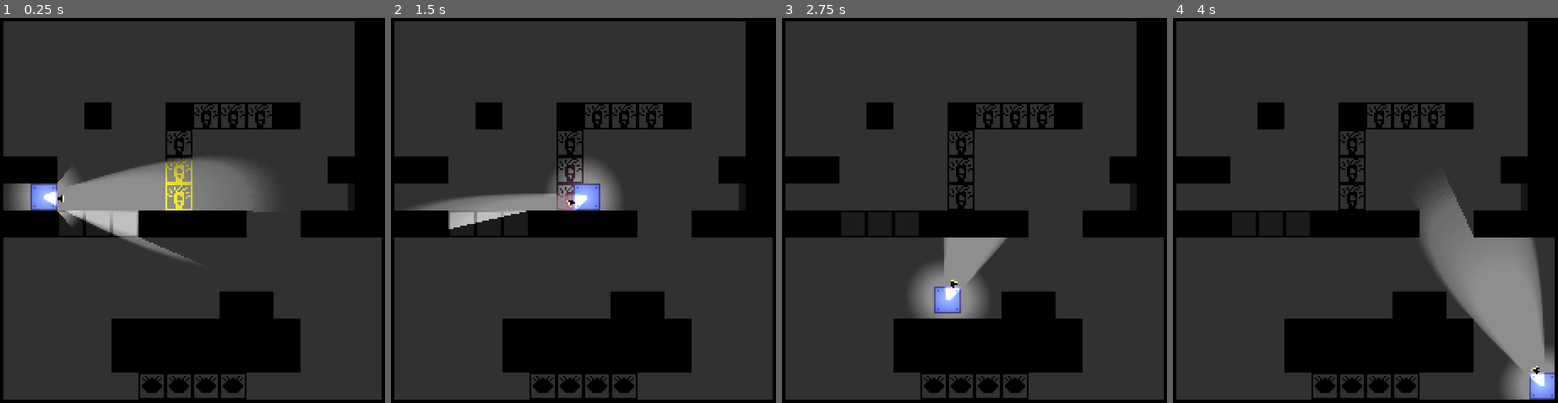
Above: before the commit, frames 1-4 (left to right).
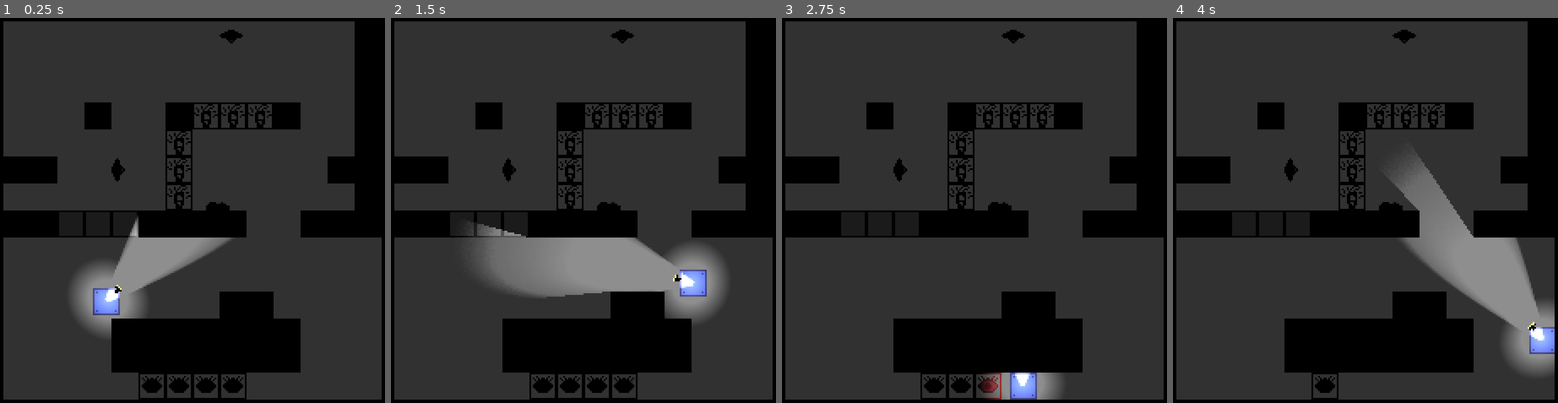
Above: after the commit, the same moments.

Repository: DylanPerry2098/ScreenTear
Game: Godot game, scene res://scenes/levels/test_room.tscn
Two runs of this game, one before a commit and one after it. Both use one fixed random seed, a clock stepped at 60 frames per second and the inputs below.
Inputs (mouse positions are in pixels of both pictures, inside the frame that each line leads up to):
- Up to frame 1 (0.25 s): no input
- Up to frame 2 (1.5 s): move the mouse to (679, 187) at 0.52 s; hold D (move_right) from 0.53 s (still down); tap E (interact) at 0.6, 1.35 s; tap Space (jump) at 0.77 s; move the mouse to (498, 233) at 1.27 s
- Up to frame 3 (2.75 s): tap Space (jump) at 1.52 s; move the mouse to (1016, 114) at 2.02 s; release D (move_right) at 2.03 s; hold A (move_left) from 2.03 s (still down); tap E (interact) at 2.1 s
- Up to frame 4 (4 s): move the mouse to (1342, 295) at 2.77 s; release A (move_left) at 2.78 s; hold D (move_right) from 2.78 s (still down); tap E (interact) at 2.85, 3.6 s; tap Space (jump) at 3.02, 3.77 s; move the mouse to (1496, 275) at 3.52 s

The runs differ from the first frame. In frame 1, 13% of the frame differs, in the area x 3-93%, y 3-83%; in frame 2, 14%, in the area x 5-93%, y 3-79%; in frame 3, 5.2%; in frame 4, 6.8%.

Commit message:
Move Light Block Update Logic To New TileManager Script
- New tile_manager.gd That Handles Tracking LightBlock State With Multiple Light Sources
- New light_sources.gd Resource That Stores The Light Sources On A Given Block
- Update Flashlight & Overhead Lights Accordingly

Diff:
--- a/scenes/gizmos/overhead_light.tscn
+++ b/scenes/gizmos/overhead_light.tscn
@@ -2,24 +2,20 @@
 
 [ext_resource type="Script" uid="uid://c6tk7a1lh50pi" path="res://scripts/objects/overhead_light.gd" id="1_qo8hx"]
 [ext_resource type="Texture2D" uid="uid://876jnbpyig5d" path="res://assets/overhead_light_off.png" id="2_3xinr"]
-
-[sub_resource type="Gradient" id="Gradient_sa601"]
-offsets = PackedFloat32Array(0, 0.67469877)
-colors = PackedColorArray(1, 1, 1, 1, 0, 0, 0, 1)
-
-[sub_resource type="GradientTexture2D" id="GradientTexture2D_s3biy"]
-gradient = SubResource("Gradient_sa601")
-fill = 1
-fill_from = Vector2(0.5, 0.5)
+[ext_resource type="Texture2D" uid="uid://y6oyhksf6wmd" path="res://assets/torch_light.png" id="4_sh82x"]
 
 [node name="OverheadLight" type="Node2D" unique_id=1548226924]
 script = ExtResource("1_qo8hx")
 
 [node name="Sprite2D" type="Sprite2D" parent="." unique_id=298854745]
-position = Vector2(73, 24)
+position = Vector2(-0.4999962, 8)
 texture = ExtResource("2_3xinr")
 
-[node name="PointLight2D" type="PointLight2D" parent="." unique_id=309566216]
-position = Vector2(73, 22.000002)
-scale = Vector2(2.8554683, 2.8554683)
-texture = SubResource("GradientTexture2D_s3biy")
+[node name="PointLight2D" type="PointLight2D" parent="." unique_id=1421513578]
+rotation = 1.5707964
+scale = Vector2(0.10369999, 0.25)
+energy = 4.5
+shadow_enabled = true
+shadow_color = Color(0, 0, 0, 1)
+texture = ExtResource("4_sh82x")
+offset = Vector2(300, -5)
--- a/scenes/levels/test_room.tscn
+++ b/scenes/levels/test_room.tscn
@@ -4,10 +4,12 @@
 [ext_resource type="Texture2D" uid="uid://cimod6todc0ct" path="res://assets/physical_block.png" id="2_knmjg"]
 [ext_resource type="PackedScene" uid="uid://beyip80fsaqxw" path="res://scenes/characters/player.tscn" id="3_gyqsl"]
 [ext_resource type="Texture2D" uid="uid://ded8qt6oksnny" path="res://assets/dark_light_block.png" id="3_knmjg"]
+[ext_resource type="PackedScene" uid="uid://cjowb85tb4dkv" path="res://scenes/gizmos/pressure_plate.tscn" id="4_anjkr"]
 [ext_resource type="Texture2D" uid="uid://2tnhi35ip01" path="res://assets/impermenant.png" id="4_asmw1"]
 [ext_resource type="Texture2D" uid="uid://bh5mvh4mcrglb" path="res://assets/impermenant_seen.png" id="5_sa601"]
+[ext_resource type="PackedScene" uid="uid://c5ilmhfephti" path="res://scenes/gizmos/overhead_light.tscn" id="6_asmw1"]
 [ext_resource type="Texture2D" uid="uid://hr65r3elty4s" path="res://assets/glass_block.png" id="6_sa601"]
-[ext_resource type="PackedScene" uid="uid://bxj6esjtluq2p" path="res://scenes/gizmos/room_transition_area_2d.tscn" id="8_ff50h"]
+[ext_resource type="Script" uid="uid://dpgbf5745cfw5" path="res://scripts/objects/tile_manager.gd" id="7_op2op"]
 
 [sub_resource type="TileSetAtlasSource" id="TileSetAtlasSource_s3biy"]
 texture = ExtResource("1_anjkr")
@@ -67,16 +69,24 @@
 offset_bottom = 256.0
 color = Color(1, 1, 1, 0.3647059)
 
-[node name="TileMapLayer" type="TileMapLayer" parent="." unique_id=1719518811]
+[node name="TileMapLayer" type="TileMapLayer" parent="." unique_id=1719518811 groups=["light_tilemap"]]
 tile_map_data = PackedByteArray("AAAAAAgAAQAAAAAAAAABAAgAAQAAAAAAAAACAAgAAQAAAAAAAAAJAAgAAQAAAAAAAAAMAAgAAQAAAAAAAAANAA …(1696 unchanged characters)…
 tile_set = SubResource("TileSet_i31h3")
+script = ExtResource("7_op2op")
 
 [node name="CanvasModulate" type="CanvasModulate" parent="." unique_id=676089084]
 color = Color(0, 0, 0, 1)
 
 [node name="Player" parent="." unique_id=366328777 instance=ExtResource("3_gyqsl")]
-position = Vector2(40, 120)
+position = Vector2(77, 165)
 
-[node name="RoomTransitionArea2D" parent="." unique_id=735689747 instance=ExtResource("8_ff50h")]
-position = Vector2(224, 120)
-target_scene = "uid://csscl0q2a0mke"
+[node name="PressurePlate" parent="." unique_id=18738573 node_paths=PackedStringArray("connected_obj") instance=ExtResource("4_anjkr")]
+position = Vector2(136, 128)
+connected_obj = NodePath("../OverheadLight2")
+
+[node name="OverheadLight" parent="." unique_id=1548226924 instance=ExtResource("6_asmw1")]
+position = Vector2(151, 21)
+
+[node name="OverheadLight2" parent="." unique_id=1424117200 instance=ExtResource("6_asmw1")]
+position = Vector2(80, 104)
+rotation = -1.5707964
--- /dev/null
+++ b/scripts/objects/light_sources.gd
@@ -0,0 +1,19 @@
+class_name LightSources
+extends RefCounted
+
+var sources: Array[Node2D] = []
+
+func _init(source: Node2D) -> void:
+	if source:
+		add_source(source)
+
+func add_source(source: Node2D) -> void:
+	if not sources.has(source):
+		sources.append(source)
+
+func remove_source(source: Node2D) -> void:
+	if sources.has(source):
+		sources.erase(source)
+
+func is_empty() -> bool:
+	return sources.is_empty()
--- a/scripts/objects/overhead_light.gd
+++ b/scripts/objects/overhead_light.gd
@@ -1,12 +1,32 @@
 class_name OverheadLight extends ToggleableObject
 
 @onready var point_light = $PointLight2D
+
+@export var light_length := 60.0
+@export var light_angle_degrees := 90.0
+
+@onready var tilemap: TileManager = get_tree().get_first_node_in_group("light_tilemap")
+
+var _raycasts: Array[RayCast2D]
 
 func _init() -> void:
 	super(
 		preload("res://assets/overhead_light_on.png"),
 		preload("res://assets/overhead_light_off.png")
 	)
+
+# Called when the node enters the scene tree for the first time.
+func _ready() -> void:
+	super._ready()
+	if !tilemap:
+		print("No Attached TileMapLayer On " + self.name)
+
+	createCone(light_angle_degrees)
+
+func _physics_process(_delta: float) -> void:
+	if tilemap:
+		var rays: Array[RayCast2D] = _raycasts if active else ([] as Array[RayCast2D])
+		tilemap.update_lightblocks(rays, self)
 
 func update_active(bl: bool) -> void:
 	super(bl)
@@ -15,3 +35,18 @@
 		point_light.show()
 	else:
 		point_light.hide()
+
+## Create a cone of raycasts.
+func createCone(degreeCone:float):
+	var _newCast:RayCast2D
+	var halfDegreeCone = round(float(degreeCone)/2)
+	var offset = 90;
+	for deg in range(-halfDegreeCone,halfDegreeCone+1,10):
+		deg += offset
+		_newCast = RayCast2D.new()
+		_newCast.set_collision_mask_value(Layers.PhysicsLayer.LIGHT_BLOCK, true)
+		# _newCast.hit_from_inside = true
+		_newCast.target_position = Vector2(light_length,0)
+		_newCast.rotation_degrees = deg
+		add_child(_newCast)
+		_raycasts.append(_newCast)
--- /dev/null
+++ b/scripts/objects/tile_manager.gd
@@ -0,0 +1,55 @@
+class_name TileManager extends TileMapLayer
+
+var _lit_up_tiles: Dictionary[Vector2i, LightSources]
+
+func _get_colliding_rays(rays: Array[RayCast2D]) -> Array[RayCast2D]:
+	var colliding_rays: Array[RayCast2D] = []
+	for ray in rays:
+		if ray.is_colliding():
+			colliding_rays.append(ray)
+	return colliding_rays
+
+func update_lightblocks(rays: Array[RayCast2D], sender: Node2D):
+
+	var hit_tiles: Array[Vector2i]
+
+	for ray in rays:
+		if not ray.is_colliding() or ray.get_collider() != self:
+			continue
+
+		var tilemap := self
+		var collision_point := ray.get_collision_point() - ray.get_collision_normal() * 0.5
+		var tile_coords := local_to_map(to_local(collision_point))
+		var source_id := tilemap.get_cell_source_id(tile_coords)
+		if source_id in [0,2,3,4]:
+			hit_tiles.append(tile_coords)
+			if _tile_already_lit(tile_coords):
+				_lit_up_tiles[tile_coords].add_source(sender)
+			else:
+				_lit_up_tiles[tile_coords] = LightSources.new(sender)
+
+	for tile_coords in hit_tiles: # Tile may or may not need to be lit
+		_update_light_tile_sprite(tile_coords, true)
+
+	for tile_coords in _lit_up_tiles:
+		if tile_coords not in hit_tiles:
+			var sources = _lit_up_tiles[tile_coords]
+			sources.remove_source(sender)
+			if sources.is_empty(): # Tile needs to be unlit
+				_update_light_tile_sprite(tile_coords, false)
+
+func _update_light_tile_sprite(tile_coords: Vector2i, lit: bool) -> void:
+	var source_id := self.get_cell_source_id(tile_coords)
+	if lit:
+		match source_id:
+			2: set_cell(tile_coords, 0, Vector2i.ZERO) # dark -> light
+			3: set_cell(tile_coords, 4, Vector2i.ZERO) # unseen -> seen
+			_: pass
+	else:
+		match source_id:
+			0: set_cell(tile_coords, 2, Vector2i.ZERO) # light -> dark
+			4: erase_cell(tile_coords)                 # seen -> empty
+			_: pass
+
+func _tile_already_lit(tile_coords: Vector2i) -> bool:
+	return _lit_up_tiles.has(tile_coords)
--- a/scripts/player/flashlight.gd
+++ b/scripts/player/flashlight.gd
@@ -3,22 +3,20 @@
 @export var flashlight_length := 600.0
 @export var flashlight_angle_degrees := 45.0
 
+@onready var tilemap: TileManager = get_tree().get_first_node_in_group("light_tilemap")
+
 var _raycasts: Array[RayCast2D]
-
-var _lit_up_tiles: Dictionary[Vector2i, TileMapLayer]
 
 # Called when the node enters the scene tree for the first time.
 func _ready() -> void:
+	if !tilemap:
+		print("No Attached TileMapLayer On " + self.name)
+
 	createCone(flashlight_angle_degrees)
 
-
 func _physics_process(_delta: float) -> void:
-	_update_lightblocks()
-
-# Called every frame. 'delta' is the elapsed time since the previous frame.
-func _process(delta: float) -> void:
-	pass
-
+	if tilemap:
+		tilemap.update_lightblocks(_raycasts, self)
 
 ## Create a cone of raycasts.
 func createCone(degreeCone:float):
@@ -32,84 +30,3 @@
 		_newCast.rotation_degrees = deg
 		add_child(_newCast)
 		_raycasts.append(_newCast)
-
-## Find and return the closest Area2D detected by aim assist.
-func search() -> Area2D:
-	var colliders := _getColliders()
-	if colliders.size() == 0:
-		return
-
-	var closestEnemy: Area2D = null
-
-	for bod in colliders:
-		if bod.is_in_group("healthComponent"):
-			if closestEnemy == null:
-				closestEnemy = bod
-			elif global_position.distance_to(bod.global_position) < global_position.distance_to(closestEnemy.global_position):
-				closestEnemy = bod
-	return closestEnemy
-
-## Return an array of each node colliding with aim assist.
-func _getColliders() -> Array[Node2D]:
-	var colliders = []
-	for child in get_children():
-		if child.is_colliding() and !(child in colliders):
-
-			colliders.append(child.get_collider())
-	return colliders
-
-func _get_colliding_rays() -> Array[RayCast2D]:
-	var colliding_rays: Array[RayCast2D] = []
-	for ray in _raycasts:
-		if ray.is_colliding():
-			colliding_rays.append(ray)
-	return colliding_rays
-
-func _getCollisionPointss() -> Array[Vector2]:
-	var collision_points: Array[Vector2] = []
-	for ray in _raycasts:
-		if ray.is_colliding():
-			collision_points.append(ray.get_collision_point())
-	return collision_points
-
-
-func _update_lightblocks():
-
-	var _new_lit_up_tiles: Dictionary[Vector2i, TileMapLayer]
-
-	var colliding_rays = _get_colliding_rays()
-
-	for cr in colliding_rays:
-		var collider := cr.get_collider()
-
-		if collider is TileMapLayer:
-			var tilemap := collider as TileMapLayer
-			var collision_point := cr.get_collision_point() + Vector2(1,0).rotated(get_parent().rotation)
-			var tile_coords := tilemap.local_to_map(collision_point)
-			var source_id := tilemap.get_cell_source_id(tile_coords)
-			if source_id in [0,2,3,4]:
-				_new_lit_up_tiles[tile_coords] = (collider as TileMapLayer)
-
-
-
-	for tile_coords in _new_lit_up_tiles:
-		if tile_coords in _lit_up_tiles: # Tile is already lit up
-			continue
-		else: # Tile needs to be lit up
-			var tilemap := _new_lit_up_tiles[tile_coords]
-			var source_id := tilemap.get_cell_source_id(tile_coords)
-			match source_id:
-				2: tilemap.set_cell(tile_coords, 0, Vector2.ZERO)
-				3: tilemap.set_cell(tile_coords, 4, Vector2.ZERO)
-				_: pass
-
-	for tile_coords in _lit_up_tiles: # Tile needs to be turned off
-		if tile_coords not in _new_lit_up_tiles:
-			var tilemap := _lit_up_tiles[tile_coords]
-			var source_id := tilemap.get_cell_source_id(tile_coords)
-			match source_id:
-				0: tilemap.set_cell(tile_coords, 2, Vector2.ZERO)
-				4: tilemap.set_cell(tile_coords, -1, Vector2.ZERO)
-				_: pass
-
-	_lit_up_tiles = _new_lit_up_tiles
Not shown, added: scripts/objects/light_sources.gd.uid
Not shown, added: scripts/objects/tile_manager.gd.uid
